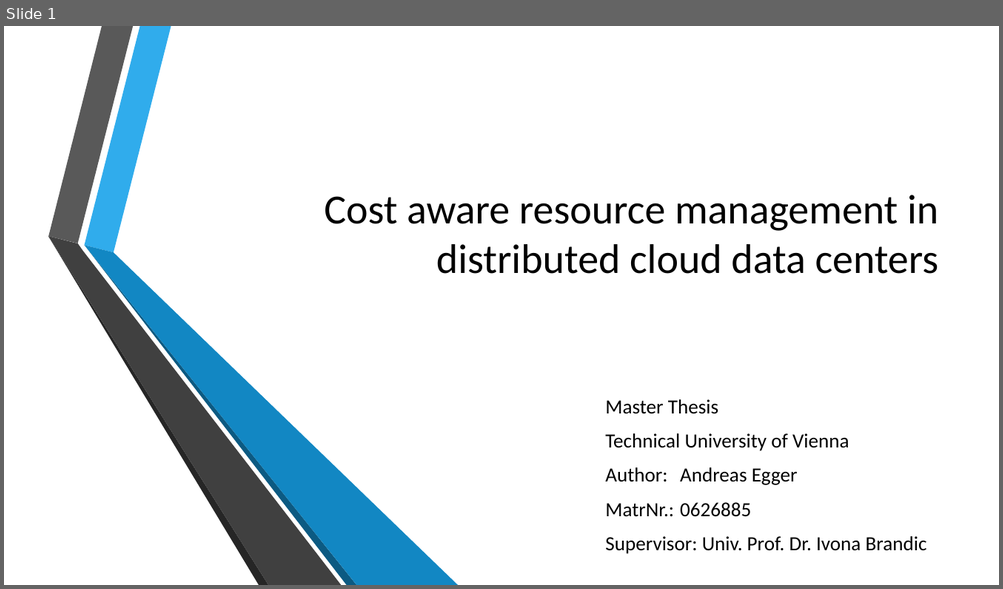
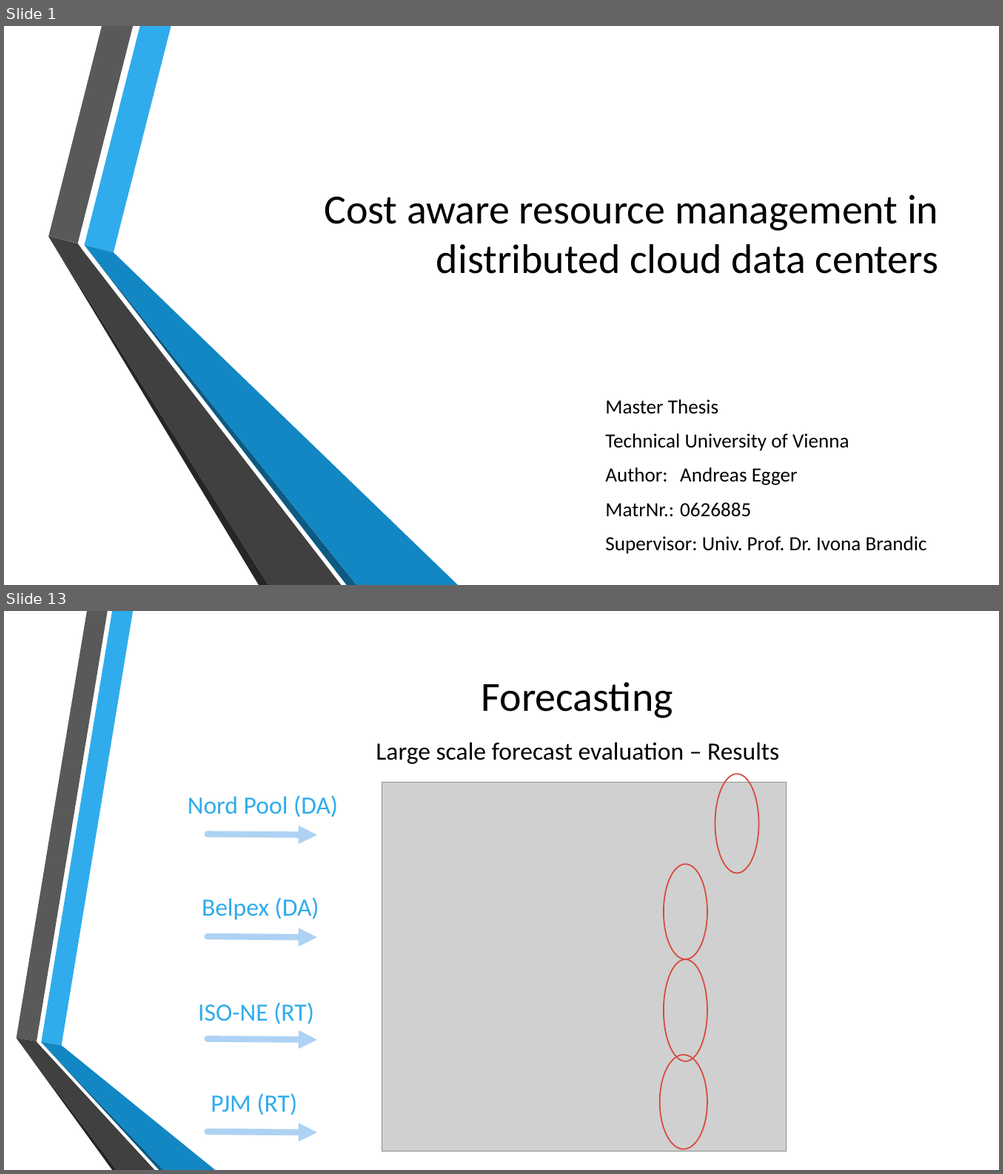
Before and after one commit to and2egg/diploma-thesis, a slide deck: Presentation/Cost aware resource management in distributed cloud data centers.pptx. Shown one above the other, each under a label of ours: slide 1 before the commit, slides 1 and 13 after it; the slides between them are not shown. The pictures are 1003x589 and 1003x1174 pixels, drawn with LibreOffice and Linux fonts; fonts in the diff are those of the drawing; grey boxes stand for pictures; background and template pictures are left out. Boxes give left, top, right and bottom in pixels: in the first picture for what was removed or moved away, otherwise in the second. Text is boxed around its words. In the diff, an @@ line names an element or a change of style, - is before the commit and + after.

```diff
--- a/Presentation/Cost aware resource management in distributed cloud data centers.pptx
+++ b/Presentation/Cost aware resource management in distributed cloud data centers.pptx
@@ slide 13 added at (x1=4, y1=611, x2=999, y2=1170), background picture (left out) @@
@@ title added at (x1=481, y1=682, x2=673, y2=718), 40 pt, text #000000 @@
+Forecasting
@@ text added at (x1=375, y1=742, x2=779, y2=764), 24 pt, text #000000 @@
+  Large scale forecast evaluation – Results
@@ picture added at (x1=382, y1=783, x2=786, y2=1152) @@
@@ ellipse added at (x1=715, y1=774, x2=759, y2=873), outline #D64A3B 1.25 pt @@
@@ text added at (x1=188, y1=795, x2=338, y2=817), 24 pt, text #30ACEC @@
+  Nord Pool (DA)
@@ arrow added from (207, 834) to (317, 834), #AED2F4 6 pt @@
@@ ellipse added at (x1=663, y1=864, x2=708, y2=960), outline #D64A3B 1.25 pt @@
@@ text added at (x1=202, y1=897, x2=319, y2=920), 24 pt, text #30ACEC @@
+  Belpex (DA)
@@ arrow added from (207, 937) to (317, 938), #AED2F4 6 pt @@
@@ ellipse added at (x1=663, y1=960, x2=708, y2=1062), outline #D64A3B 1.25 pt @@
@@ text added at (x1=198, y1=1002, x2=314, y2=1025), 24 pt, text #30ACEC @@
+  ISO-NE (RT)
@@ group added at (x1=16, y1=611, x2=215, y2=1170): 6 freeform shapes @@
@@ arrow added from (207, 1039) to (317, 1040), #AED2F4 6 pt @@
@@ ellipse added at (x1=660, y1=1055, x2=708, y2=1150), outline #D64A3B 1.25 pt @@
@@ text added at (x1=210, y1=1093, x2=298, y2=1116), 24 pt, text #30ACEC @@
+  PJM (RT)
@@ arrow added from (207, 1132) to (317, 1133), #AED2F4 6 pt @@
```
Also in this commit, not shown: 1 slide changed, 23 other slides added, 1 slide removed, 36 other files.
